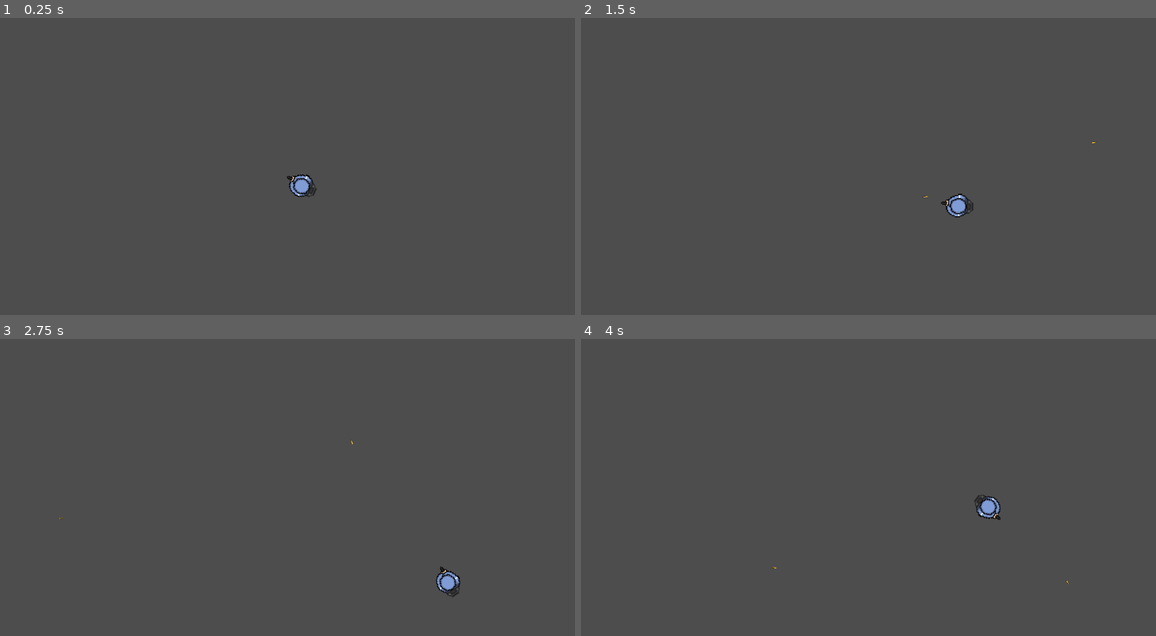
Above: before the commit, frames 1-4 (two rows, left to right).
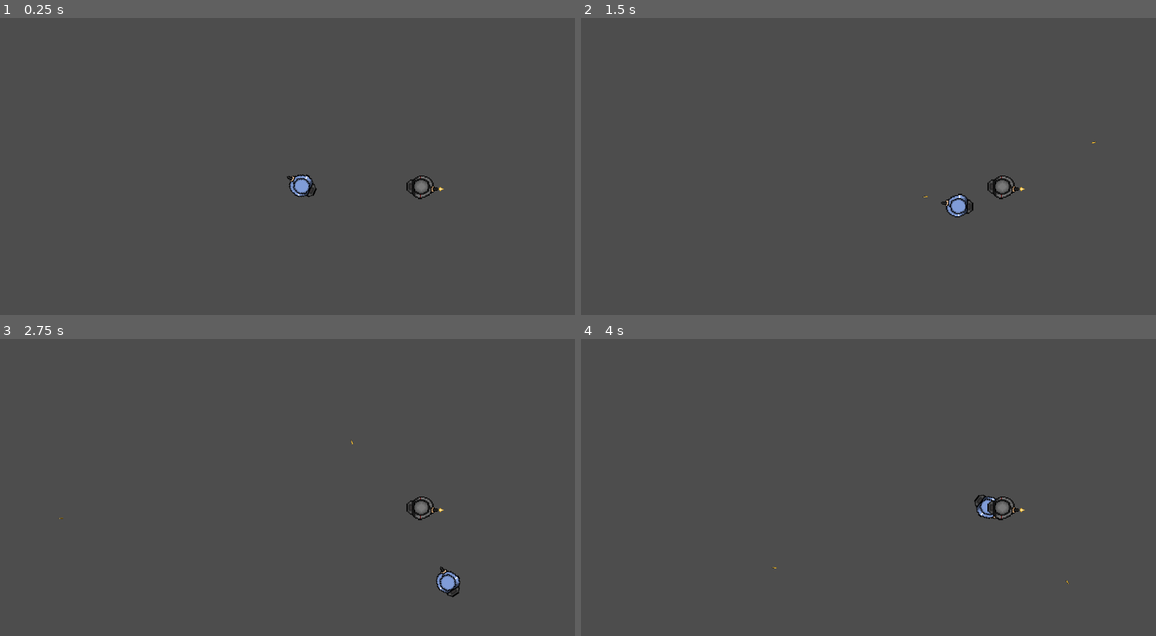
Above: after the commit, the same moments.

Repository: babeszino/Counterfeit
Game: Godot game, scene res://scenes and scripts/main.tscn
Two runs of this game, one before a commit and one after it. Both use one fixed random seed, a clock stepped at 60 frames per second and the inputs below.
Inputs (mouse positions are in pixels of both pictures, inside the frame that each line leads up to):
- Up to frame 1 (0.25 s): no input
- Up to frame 2 (1.5 s): tap Enter at 0.5 s; move the mouse to (1000, 163) at 0.52 s; hold D (right) 0.53-1.28 s; click (1000, 163) at 0.6 s; move the mouse to (753, 196) at 1.27 s; hold S (down) from 1.28 s (still down); click (753, 196) at 1.35 s
- Up to frame 3 (2.75 s): move the mouse to (350, 431) at 2.02 s; release S (down) at 2.03 s; hold D (right) from 2.03 s (still down); click (350, 431) at 2.1 s
- Up to frame 4 (4 s): move the mouse to (839, 567) at 2.77 s; release D (right) at 2.78 s; hold W (up) 2.78-3.53 s; click (839, 567) at 2.85 s; move the mouse to (1046, 549) at 3.52 s; hold A (left) from 3.53 s (still down); click (1046, 549) at 3.6 s

The runs differ from the first frame. In frame 1, 0.2% of the frame differs, in the area x 53-78%, y 53-62%; in frame 2, 0.2%; in frame 3, 0.2%; in frame 4, 0.2%, in the area x 68-78%, y 52-62%.

Commit message:
v0.5
-added an Enemy scene
-the Enemy can be shot down from 100 hp to 0, then disappears
-made and added a new texture for the Enemy
-made a script for the Enemy scene (has an export var for health and handles getting shot with the handle_hit  function)

Diff:
--- a/scenes and scripts/bullet.gd
+++ b/scenes and scripts/bullet.gd
@@ -27,3 +27,9 @@
 
 func _on_despawn_timer_timeout() -> void:
 	queue_free()
+
+
+func _on_body_entered(body: Node2D) -> void:
+	if body.has_method("handle_hit"):
+		body.handle_hit()
+		queue_free()
--- a/scenes and scripts/bullet.tscn
+++ b/scenes and scripts/bullet.tscn
@@ -23,4 +23,5 @@
 wait_time = 3.0
 one_shot = true
 
+[connection signal="body_entered" from="." to="." method="_on_body_entered"]
 [connection signal="timeout" from="DespawnTimer" to="." method="_on_despawn_timer_timeout"]
--- /dev/null
+++ b/scenes and scripts/enemy.gd
@@ -0,0 +1,8 @@
+extends CharacterBody2D
+
+@export var hp: int = 100
+
+func handle_hit():
+	hp -= 20
+	if hp <= 0:
+		queue_free()
--- /dev/null
+++ b/scenes and scripts/enemy.tscn
@@ -0,0 +1,101 @@
+[gd_scene load_steps=8 format=3 uid="uid://bmmoqbd78j0j5"]
+
+[ext_resource type="Script" path="res://scenes and scripts/enemy.gd" id="1_327h3"]
+[ext_resource type="Texture2D" uid="uid://8lsji0ll5a71" path="res://assets/enemy_character.png" id="3_ev8f7"]
+[ext_resource type="Texture2D" uid="uid://cca2qplnkoxhf" path="res://assets/firing_effect.png" id="4_35sf2"]
+
+[sub_resource type="CapsuleShape2D" id="CapsuleShape2D_ku7tn"]
+radius = 47.0
+height = 106.0
+
+[sub_resource type="Animation" id="Animation_veco2"]
+resource_name = "FiringAnimation"
+length = 0.05
+step = 0.0001
+tracks/0/type = "value"
+tracks/0/imported = false
+tracks/0/enabled = true
+tracks/0/path = NodePath("FiringEffect:visible")
+tracks/0/interp = 1
+tracks/0/loop_wrap = true
+tracks/0/keys = {
+"times": PackedFloat32Array(0, 0.05),
+"transitions": PackedFloat32Array(1, 1),
+"update": 1,
+"values": [true, false]
+}
+tracks/1/type = "value"
+tracks/1/imported = false
+tracks/1/enabled = true
+tracks/1/path = NodePath("FiringEffect:scale")
+tracks/1/interp = 1
+tracks/1/loop_wrap = true
+tracks/1/keys = {
+"times": PackedFloat32Array(0, 0.05),
+"transitions": PackedFloat32Array(1, 1),
+"update": 0,
+"values": [Vector2(1, 1), Vector2(0.35, 0.9)]
+}
+
+[sub_resource type="Animation" id="Animation_alo3w"]
+length = 0.001
+tracks/0/type = "value"
+tracks/0/imported = false
+tracks/0/enabled = true
+tracks/0/path = NodePath("FiringEffect:visible")
+tracks/0/interp = 1
+tracks/0/loop_wrap = true
+tracks/0/keys = {
+"times": PackedFloat32Array(0),
+"transitions": PackedFloat32Array(1),
+"update": 1,
+"values": [true]
+}
+tracks/1/type = "value"
+tracks/1/imported = false
+tracks/1/enabled = true
+tracks/1/path = NodePath("FiringEffect:scale")
+tracks/1/interp = 1
+tracks/1/loop_wrap = true
+tracks/1/keys = {
+"times": PackedFloat32Array(0),
+"transitions": PackedFloat32Array(1),
+"update": 0,
+"values": [Vector2(0.5, 0.5)]
+}
+
+[sub_resource type="AnimationLibrary" id="AnimationLibrary_ljhu3"]
+_data = {
+"FiringAnimation": SubResource("Animation_veco2"),
+"RESET": SubResource("Animation_alo3w")
+}
+
+[node name="Enemy" type="CharacterBody2D"]
+scale = Vector2(0.5, 0.5)
+script = ExtResource("1_327h3")
+
+[node name="Sprite2D" type="Sprite2D" parent="."]
+rotation = 4.71239
+texture = ExtResource("3_ev8f7")
+
+[node name="CollisionShape2D" type="CollisionShape2D" parent="."]
+position = Vector2(0, -4)
+shape = SubResource("CapsuleShape2D_ku7tn")
+
+[node name="EndOfGun" type="Marker2D" parent="."]
+position = Vector2(70, 10)
+
+[node name="AttackCooldown" type="Timer" parent="."]
+wait_time = 0.25
+one_shot = true
+
+[node name="FiringEffect" type="Sprite2D" parent="."]
+position = Vector2(78, 10)
+rotation = 4.71239
+scale = Vector2(0.5, 0.5)
+texture = ExtResource("4_35sf2")
+
+[node name="FiringAnimation" type="AnimationPlayer" parent="."]
+libraries = {
+"": SubResource("AnimationLibrary_ljhu3")
+}
--- a/scenes and scripts/main.tscn
+++ b/scenes and scripts/main.tscn
@@ -1,6 +1,7 @@
-[gd_scene load_steps=3 format=3 uid="uid://6h0df44y31cl"]
+[gd_scene load_steps=4 format=3 uid="uid://6h0df44y31cl"]
 
 [ext_resource type="PackedScene" uid="uid://c70c3tbs3toos" path="res://scenes and scripts/player.tscn" id="1_jyli1"]
+[ext_resource type="PackedScene" uid="uid://bmmoqbd78j0j5" path="res://scenes and scripts/enemy.tscn" id="3_1ngmt"]
 [ext_resource type="PackedScene" uid="uid://cwi2nhewkrqi0" path="res://scenes and scripts/bullet.tscn" id="3_y2pae"]
 
 [node name="Main" type="Node2D"]
@@ -8,3 +9,6 @@
 
 [node name="Player" parent="." instance=ExtResource("1_jyli1")]
 Bullet = ExtResource("3_y2pae")
+
+[node name="Enemy" parent="." instance=ExtResource("3_1ngmt")]
+position = Vector2(238, 1)
--- a/scenes and scripts/player.gd
+++ b/scenes and scripts/player.gd
@@ -2,6 +2,8 @@
 
 @export var Bullet: PackedScene
 @export var speed: float = 200.0
+@export var hp: int = 100
+
 
 @onready var end_of_gun = $EndOfGun
 @onready var attack_cooldown = $AttackCooldown
@@ -58,3 +60,7 @@
 
 		# firing animnation - play
 		firing_animation.play("FiringAnimation")
+
+func handle_hit():
+	hp -= 20
+	print("player was hit", hp)
Binary file changed: assets/character.png
Binary file added: assets/enemy_character.png
Not shown, added: assets/enemy_character.png.import
